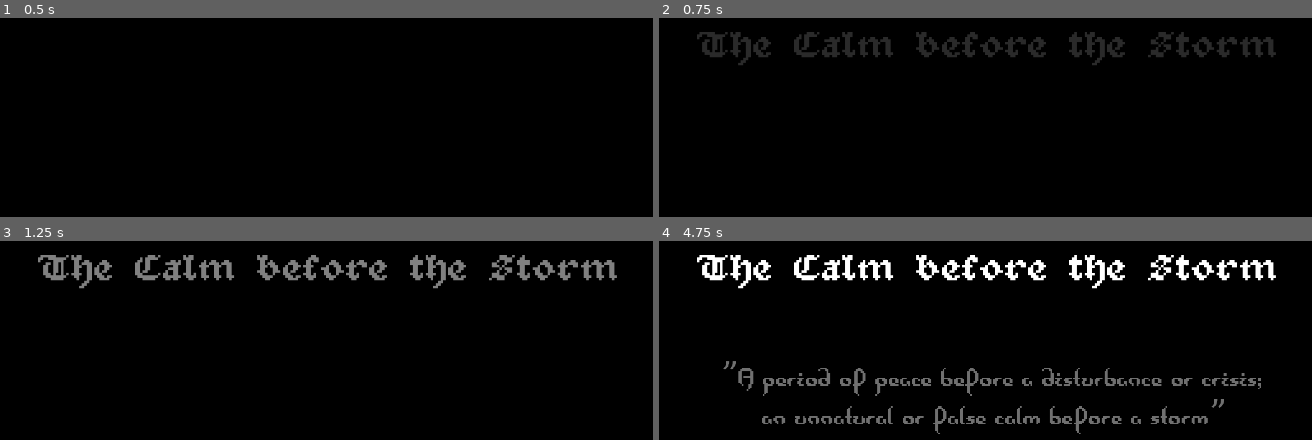
Above: before the commit, frames 1-4 (two rows, left to right).
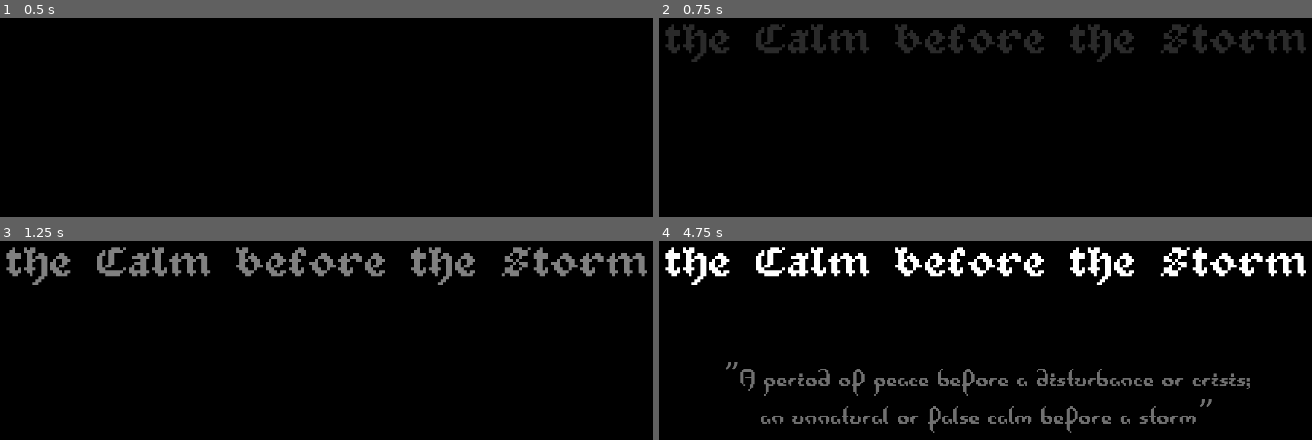
Above: after the commit, the same moments.

Repository: alfroids/tidal-storm
Game: Godot game, scene res://scenes/levels/intro.tscn
Two runs of this game, one before a commit and one after it. Both use one fixed random seed, a clock stepped at 60 frames per second and the inputs below. This scene is started directly instead of the project's main scene.
Inputs:
- Up to frame 1 (0.5 s): no input
- Up to frame 2 (0.75 s): tap Enter at 0.5 s; hold D (move_right) from 0.53 s (still down); tap Space (dash) at 0.6 s
- Up to frame 3 (1.25 s): keep holding D (move_right)
- Up to frame 4 (4.75 s): release D (move_right) at 1.28 s; hold S (move_down) 1.28-2.03 s; tap Space (dash) at 1.35, 2.1, 2.75, 2.85, 3.6, 4.25, 4.35 s; hold D (move_right) 2.03-2.78 s; hold W (move_up) 2.78-3.53 s; tap Enter at 3.5 s; hold A (move_left) from 3.53 s (still down)

Frame 1 is identical in both runs. In frame 2, 6.1% of the frame differs, in the area x 1-100%, y 3-24%; in frame 3, 7.1%; in frame 4, 12%, in the area x 0-100%, y 3-97%.

Commit message:
Fix intro scene text resolution

Diff:
--- a/scenes/levels/intro.tscn
+++ b/scenes/levels/intro.tscn
@@ -11,7 +11,7 @@
 tracks/0/type = "value"
 tracks/0/imported = false
 tracks/0/enabled = true
-tracks/0/path = NodePath("DefinitionText:modulate")
+tracks/0/path = NodePath("BackgroundColor/MarginContainer/DefinitionText:modulate")
 tracks/0/interp = 1
 tracks/0/loop_wrap = true
 tracks/0/keys = {
@@ -23,7 +23,7 @@
 tracks/1/type = "value"
 tracks/1/imported = false
 tracks/1/enabled = true
-tracks/1/path = NodePath("ProverbText:modulate")
+tracks/1/path = NodePath("BackgroundColor/MarginContainer/ProverbText:modulate")
 tracks/1/interp = 1
 tracks/1/loop_wrap = true
 tracks/1/keys = {
@@ -64,7 +64,7 @@
 tracks/0/type = "value"
 tracks/0/imported = false
 tracks/0/enabled = true
-tracks/0/path = NodePath("DefinitionText:modulate")
+tracks/0/path = NodePath("BackgroundColor/MarginContainer/DefinitionText:modulate")
 tracks/0/interp = 1
 tracks/0/loop_wrap = true
 tracks/0/keys = {
@@ -76,7 +76,7 @@
 tracks/1/type = "value"
 tracks/1/imported = false
 tracks/1/enabled = true
-tracks/1/path = NodePath("ProverbText:modulate")
+tracks/1/path = NodePath("BackgroundColor/MarginContainer/ProverbText:modulate")
 tracks/1/interp = 1
 tracks/1/loop_wrap = true
 tracks/1/keys = {
@@ -134,40 +134,35 @@
 grow_vertical = 2
 color = Color(0, 0, 0, 1)
 
-[node name="ProverbText" type="Label" parent="."]
+[node name="MarginContainer" type="MarginContainer" parent="BackgroundColor"]
 layout_mode = 1
-anchors_preset = 8
-anchor_left = 0.5
-anchor_top = 0.5
-anchor_right = 0.5
-anchor_bottom = 0.5
-offset_left = -363.5
-offset_top = -348.0
-offset_right = 363.5
-offset_bottom = -271.0
+anchors_preset = 15
+anchor_right = 1.0
+anchor_bottom = 1.0
 grow_horizontal = 2
 grow_vertical = 2
+theme_override_constants/margin_left = 160
+theme_override_constants/margin_top = 160
+theme_override_constants/margin_right = 160
+theme_override_constants/margin_bottom = 160
+
+[node name="ProverbText" type="Label" parent="BackgroundColor/MarginContainer"]
+layout_mode = 2
+size_flags_vertical = 0
 theme_override_fonts/font = ExtResource("1_5j7bw")
-theme_override_font_sizes/font_size = 98
-text = "The Calm before the Storm"
+theme_override_font_sizes/font_size = 112
+text = "the Calm before the Storm"
+horizontal_alignment = 1
+vertical_alignment = 1
 
-[node name="DefinitionText" type="Label" parent="."]
-layout_mode = 1
-anchors_preset = 8
-anchor_left = 0.5
-anchor_top = 0.5
-anchor_right = 0.5
-anchor_bottom = 0.5
-offset_left = -426.0
-offset_top = -51.5
-offset_right = 426.0
-offset_bottom = 51.5
-grow_horizontal = 2
-grow_vertical = 2
+[node name="DefinitionText" type="Label" parent="BackgroundColor/MarginContainer"]
+layout_mode = 2
 theme_override_fonts/font = ExtResource("2_rtc5d")
-theme_override_font_sizes/font_size = 82
-text = " ”A period of peace before a disturbance or crisis;
-      an unnatural or false calm before a storm”"
+theme_override_font_sizes/font_size = 80
+text = "”A period of peace before a disturbance or crisis;
+an unnatural or false calm before a storm”"
+horizontal_alignment = 1
+vertical_alignment = 1
 
 [node name="AnimationPlayer" type="AnimationPlayer" parent="."]
 libraries = {
